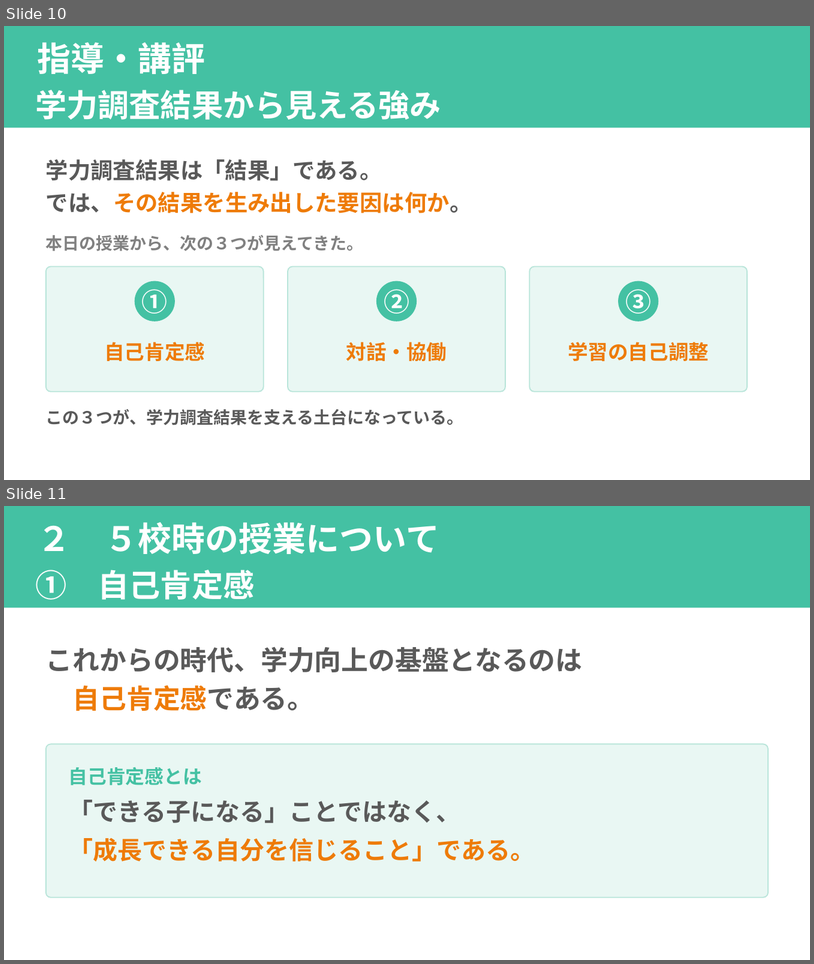
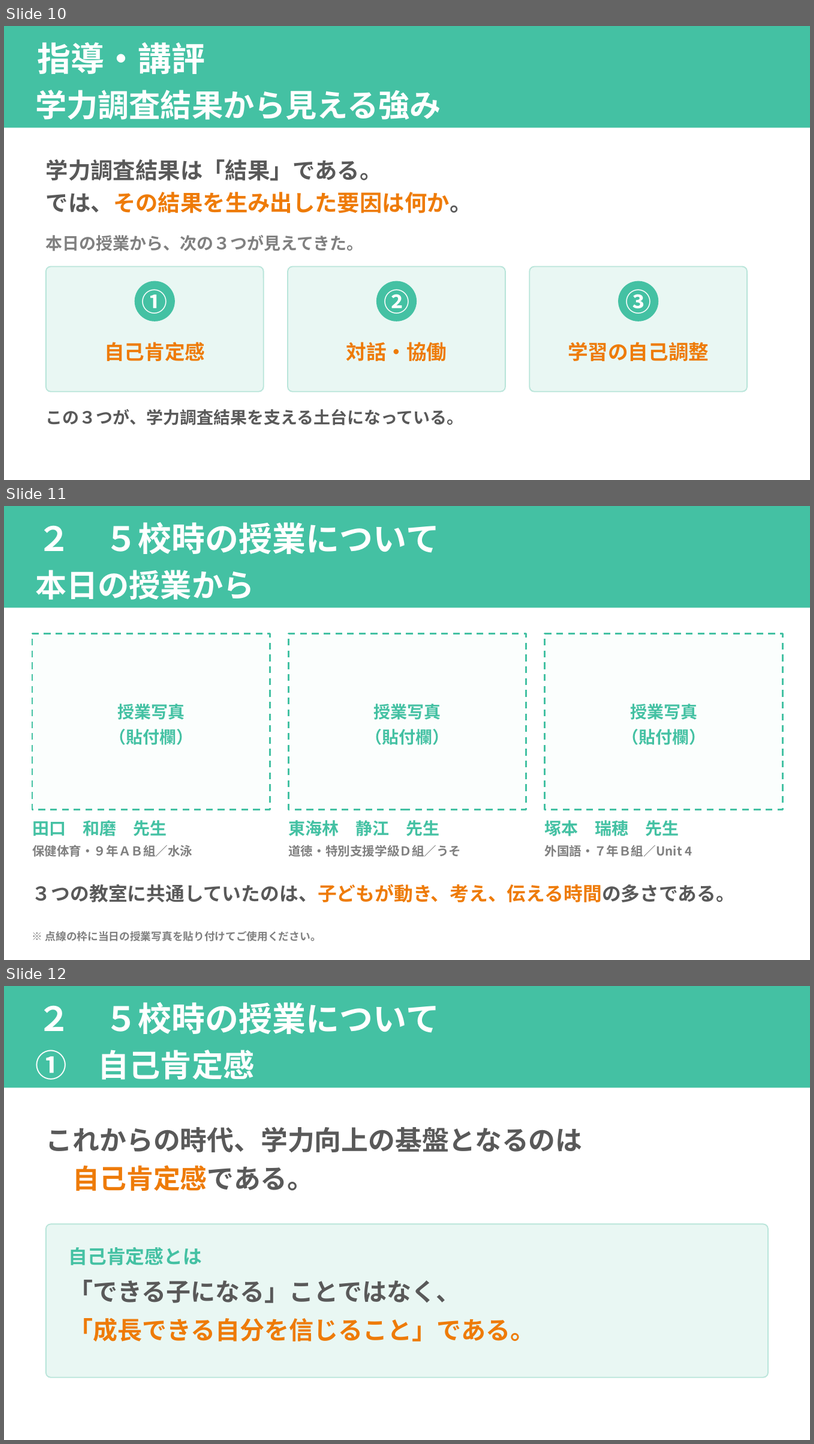
Before and after one commit to contynet730-star/con30, a slide deck: 指導課訪問_みらい青空学園/指導課訪問_５校時指導助言資料_みらい青空学園.pptx. Shown one above the other, each under a label of ours: slides 10 and 11 before the commit, slides 10, 11 and 12 after it. The pictures are 814x964 and 814x1444 pixels, drawn with LibreOffice and Linux fonts; fonts in the diff are those of the drawing. Boxes give left, top, right and bottom in pixels: in the first picture for what was removed or moved away, otherwise in the second. Text is boxed around its words. In the diff, an @@ line names an element or a change of style, - is before the commit and + after.

```diff
--- a/指導課訪問_みらい青空学園/指導課訪問_５校時指導助言資料_みらい青空学園.pptx
+++ b/指導課訪問_みらい青空学園/指導課訪問_５校時指導助言資料_みらい青空学園.pptx
@@ slide 11 added at (x1=4, y1=506, x2=810, y2=960), background #FFFFFF @@
@@ rectangle added at (x1=4, y1=506, x2=810, y2=607), fill #44C1A3, 30 pt, text #FFFFFF, bold @@
+２ ５校時の授業について
+本日の授業から
@@ rectangle added at (x1=32, y1=633, x2=270, y2=809), fill #FBFEFD, outline #44C1A3 1.5 pt dashed @@
@@ rectangle added at (x1=288, y1=633, x2=527, y2=809), fill #FBFEFD, outline #44C1A3 1.5 pt dashed @@
@@ rectangle added at (x1=545, y1=633, x2=783, y2=809), fill #FBFEFD, outline #44C1A3 1.5 pt dashed @@
@@ text added at (x1=109, y1=703, x2=193, y2=745), 15 pt, text #44C1A3, bold @@
+授業写真
+（貼付欄）
@@ text added at (x1=366, y1=703, x2=450, y2=745), 15 pt, text #44C1A3, bold @@
+授業写真
+（貼付欄）
@@ text added at (x1=622, y1=703, x2=706, y2=745), 15 pt, text #44C1A3, bold @@
+授業写真
+（貼付欄）
@@ text added at (x1=32, y1=820, x2=167, y2=836), 15 pt, text #44C1A3, bold @@
+田口 和磨 先生
@@ text added at (x1=288, y1=820, x2=440, y2=836), 15 pt, text #44C1A3, bold @@
+東海林 静江 先生
@@ text added at (x1=545, y1=820, x2=680, y2=836), 15 pt, text #44C1A3, bold @@
+塚本 瑞穂 先生
@@ text added at (x1=32, y1=844, x2=192, y2=856), 11 pt, text #808080, bold @@
+保健体育・９年ＡＢ組／水泳
@@ text added at (x1=288, y1=844, x2=461, y2=856), 11 pt, text #808080, bold @@
+道徳・特別支援学級Ｄ組／うそ
@@ text added at (x1=545, y1=844, x2=692, y2=856), 11 pt, text #808080, bold @@
+外国語・７年Ｂ組／Unit 4
@@ text added at (x1=32, y1=883, x2=735, y2=902), 17 pt, text #595959, bold @@
+３つの教室に共通していたのは、子どもが動き、考え、伝える時間の多さである。
@@ text added at (x1=45, y1=931, x2=321, y2=941), 9.5 pt, text #808080, bold @@
+※ 点線の枠に当日の授業写真を貼り付けてご使用ください。
@@ what was slide 11 is now slide 12 @@
```
Also in this commit, not shown: 4 other files.
